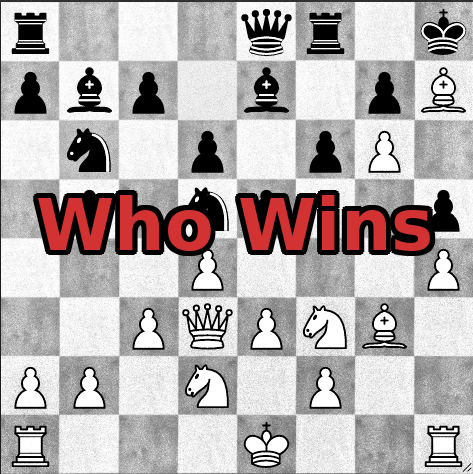
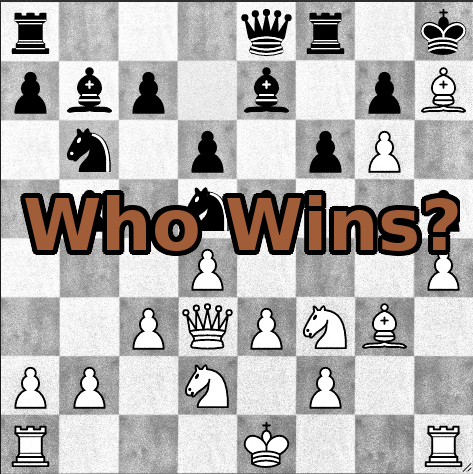
Comparing the layer stacks of the two 473×474 images. Changes:
renamed "Who Wins" to "Who Wins?", painted on it over [25, 195, 458, 251]
renamed "Outline for text" to "Outline for text #1", painted on it over [20, 190, 460, 256]
